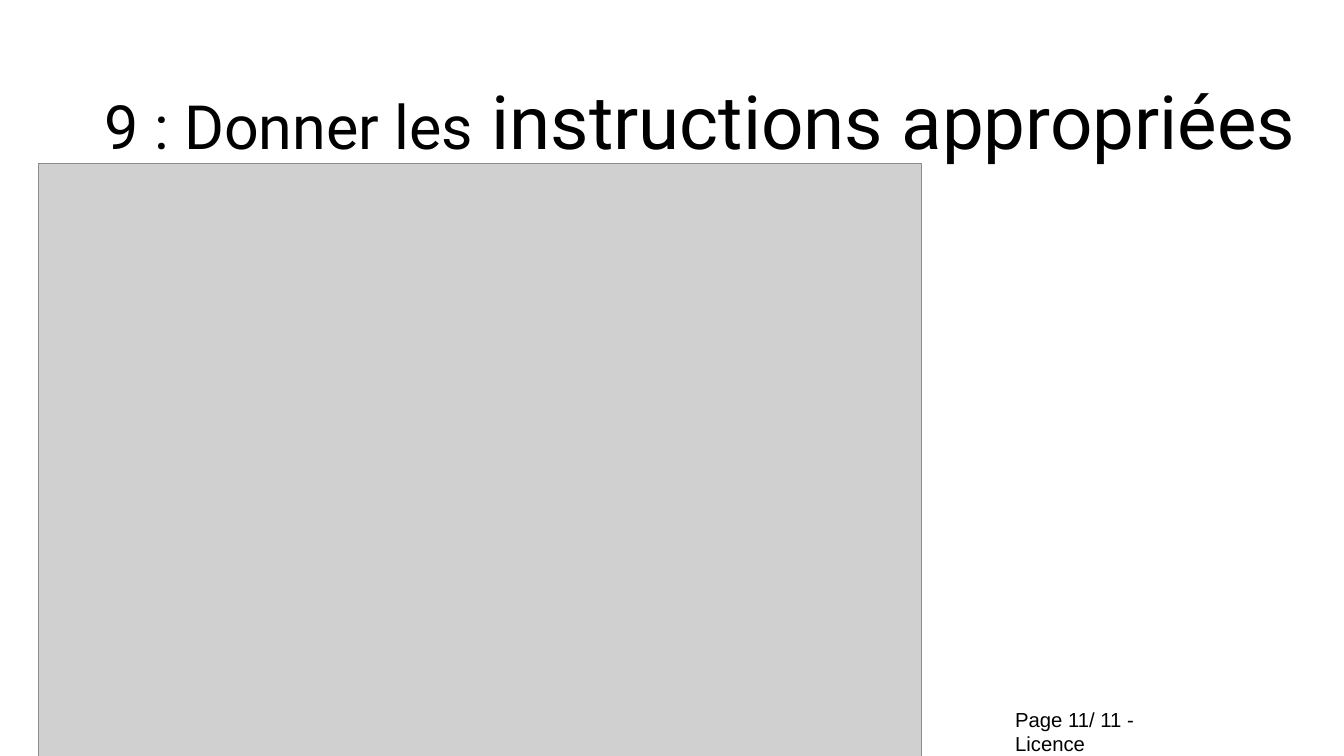
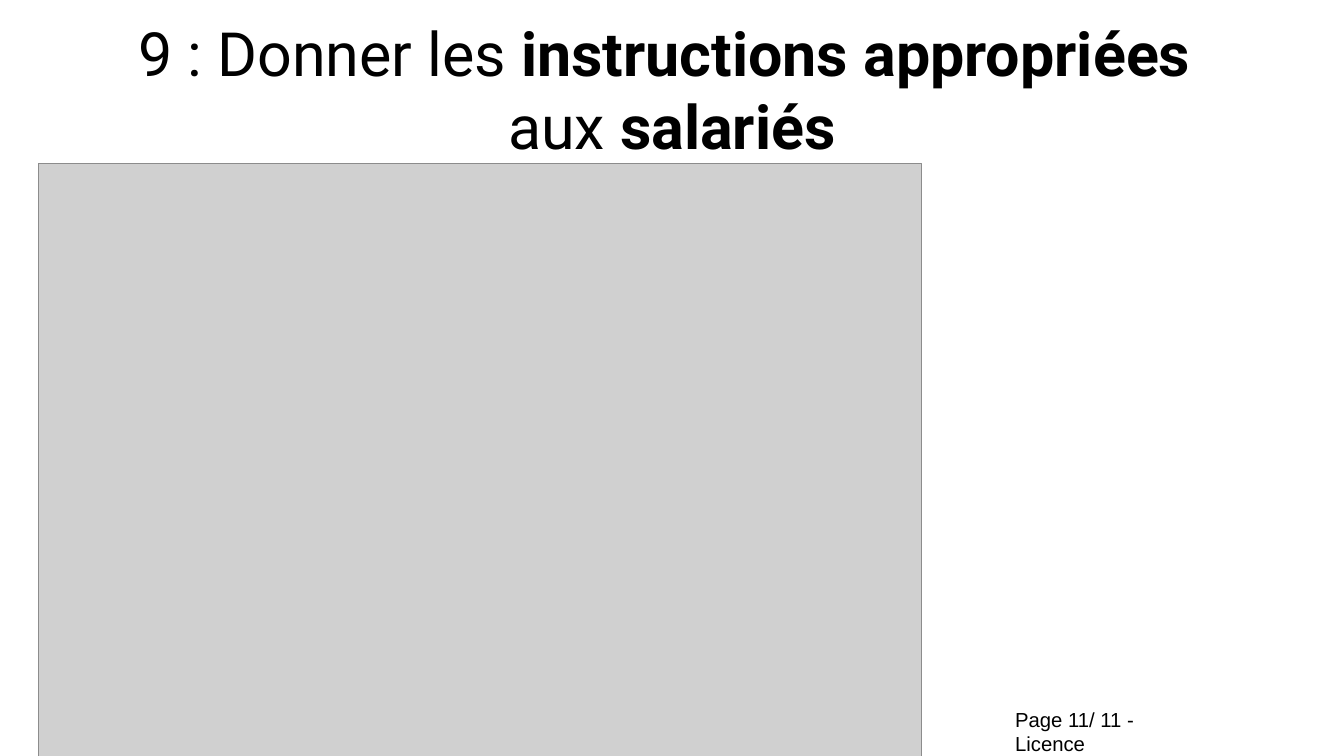
Before and after one commit to Evarisk/bibliotheque-media-risque, a slide deck: slide 11 of causerie/prevention/9_principes_prevention/causerie_9_principes_prevention.odp. Drawn at 1344x756 pixels with LibreOffice and Linux fonts; fonts in the diff are those of the drawing; grey boxes stand for pictures; background and template pictures are left out. Boxes give left, top, right and bottom in pixels: in the first picture for what was removed or moved away, otherwise in the second. Text is boxed around its words. In the diff, an @@ line names an element or a change of style, - is before the commit and + after.

```diff
--- a/causerie/prevention/9_principes_prevention/causerie_9_principes_prevention.odp
+++ b/causerie/prevention/9_principes_prevention/causerie_9_principes_prevention.odp
@@ title "9 : Donner les instructions ...": place and size @@
-title "9 : Donner les instructions ..." at [105, 93, 1295, 241]
+title "9 : Donner les instructions ..." at [138, 30, 1191, 164]
@@ title "9 : Donner les instructions ..." at [138, 30, 1191, 164]: size 44 to 36 pt in "instructions appropriées"; bold on in "instructions appropriées salariés" @@
```
Also in this commit, not shown: 9 other slides changed, 1 slide added, 1 slide removed.
